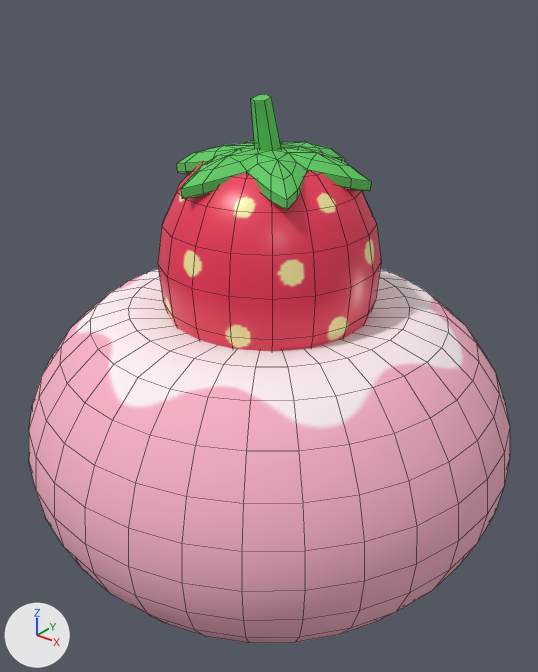
Renders of the FBX model RobloxDesserts/StrawberryDaifuku/StrawberryDaifuku.fbx from each side of a commit.
Rendered twice from a 50 mm lens placed at (0.946, -1.183, 1.233), pointed at (0.017, -0.022, 0.513). The axes (+X, +Y, +Z) are drawn at lower left. The lights are the same throughout. The first picture is the older version. Mesh edges are drawn as thin lines. Where no turn or scale is listed for an object, it has been applied to the vertices.

Script lines for the objects in view, before the commit:
```python
mat_strawberry = principled_material('Strawberry')
mat_strawberry.texture = img_strawberry_color_png
mat_strawberry.roughness = 0.35
me_strawberrydaifuku = bpy.data.meshes.new('StrawberryDaifuku')
me_strawberrydaifuku.from_pydata(...)  # 898 vertices, 976 faces; spans x -0.55..0.55, y -0.55..0.55, z 0.0..1.023
# faces by material slot: [512, 216, 248]
me_strawberrydaifuku.materials.append(mat_mochi)  # picture img_mochi_color_png
me_strawberrydaifuku.materials.append(mat_strawberry)  # picture img_strawberry_color_png
me_strawberrydaifuku.materials.append(mat_leaf)  # picture img_leaf_color_png
ob_strawberrydaifuku = bpy.data.objects.new('StrawberryDaifuku', me_strawberrydaifuku)
ob_strawberrydaifuku.location = (0.0, 0.0, 0.0)
```
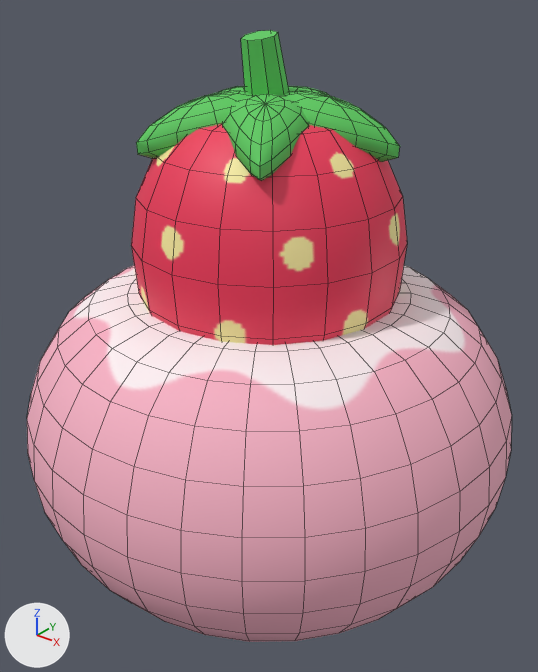
What the commit changed:
In material 'Strawberry' (mat_strawberry), roughness goes from 0.35 to 0.55.
me_strawberrydaifuku is used by ob_strawberrydaifuku; location (0.0, 0.0, 0.0).
me_strawberrydaifuku had 898 vertices, 976 faces and spanned x -0.55..0.55, y -0.55..0.55, z 0.0..1.023.
me_strawberrydaifuku now has 1068 vertices, 1158 faces and spans x -0.55..0.55, y -0.55..0.55, z 0.0..1.138.
me_strawberrydaifuku part 1: the loose piece of 200 vertices spanning x -0.234..0.234, y -0.237..0.237, z 0.267..0.916 is multiplied about its middle by the matrix ((1.214, 0.0, 0.0), (0.0, 1.214, 0.0), (0.0, 0.0, 1.214)), then moved by (0.0, 0.0, 0.023).
me_strawberrydaifuku part 2: a new loose piece of 74 vertices spanning x -0.026..0.252, y -0.067..0.111, z 0.91..1.031, in mat_leaf (picture img_leaf_color_png).
me_strawberrydaifuku part 3: a new loose piece of 74 vertices spanning x -0.083..0.084, y -0.027..0.263, z 0.91..1.031, in mat_leaf (picture img_leaf_color_png).
me_strawberrydaifuku part 4: a new loose piece of 74 vertices spanning x -0.249..0.026, y -0.065..0.113, z 0.91..1.031, in mat_leaf (picture img_leaf_color_png).
me_strawberrydaifuku part 5: a new loose piece of 74 vertices spanning x -0.161..0.047, y -0.211..0.038, z 0.91..1.031, in mat_leaf (picture img_leaf_color_png).
me_strawberrydaifuku part 6: a new loose piece of 74 vertices spanning x -0.047..0.155, y -0.215..0.036, z 0.91..1.031, in mat_leaf (picture img_leaf_color_png).
me_strawberrydaifuku part 7: a new loose piece of 16 vertices spanning x -0.045..0.045, y -0.063..0.044, z 0.984..1.138, in mat_leaf (picture img_leaf_color_png).
me_strawberrydaifuku part 8: the loose piece of 34 vertices spanning x -0.203..0.014, y -0.086..0.046, z 0.848..0.922 is deleted.
me_strawberrydaifuku part 9: the loose piece of 34 vertices spanning x -0.08..0.049, y -0.207..0.014, z 0.848..0.922 is deleted.
me_strawberrydaifuku part 10: 417 vertices removed from x -0.55..0.55, y -0.55..0.55, z 0.01..0.583; 417 vertices added at x -0.55..0.55, y -0.55..0.55, z 0.011..0.615.
me_strawberrydaifuku part 11: 148 vertices removed from x -0.156..0.203, y -0.144..0.207, z 0.848..1.023.

Location of each change, [x1, y1, x2, y2] in pixels of the pictures (538 x 672 px; the box of a moved part takes in the faces that stretch with it):
'StrawberryDaifuku', reshaped (11% taller): before [29, 94, 510, 643]; after [27, 30, 512, 642]
part 1 of me_strawberrydaifuku, moved or reshaped: before [158, 162, 381, 351]; after [131, 124, 407, 345]
part 2 of me_strawberrydaifuku, added (green): after [283, 91, 400, 162]
part 3 of me_strawberrydaifuku, added (mostly hidden): after [288, 86, 330, 96]
part 4 of me_strawberrydaifuku, added (mostly hidden): after [219, 86, 245, 92]
part 5 of me_strawberrydaifuku, added (green): after [136, 90, 251, 159]
part 6 of me_strawberrydaifuku, added (green): after [222, 94, 309, 181]
part 7 of me_strawberrydaifuku, added (green): after [241, 30, 289, 95]
part 8 of me_strawberrydaifuku, deleted (green): before [176, 143, 255, 174]
part 9 of me_strawberrydaifuku, deleted (green): before [181, 148, 263, 199]
part 10 of me_strawberrydaifuku, moved or reshaped: before [29, 269, 510, 643]; after [27, 265, 512, 642]
part 11 of me_strawberrydaifuku, deleted (green): before [245, 94, 371, 210]
